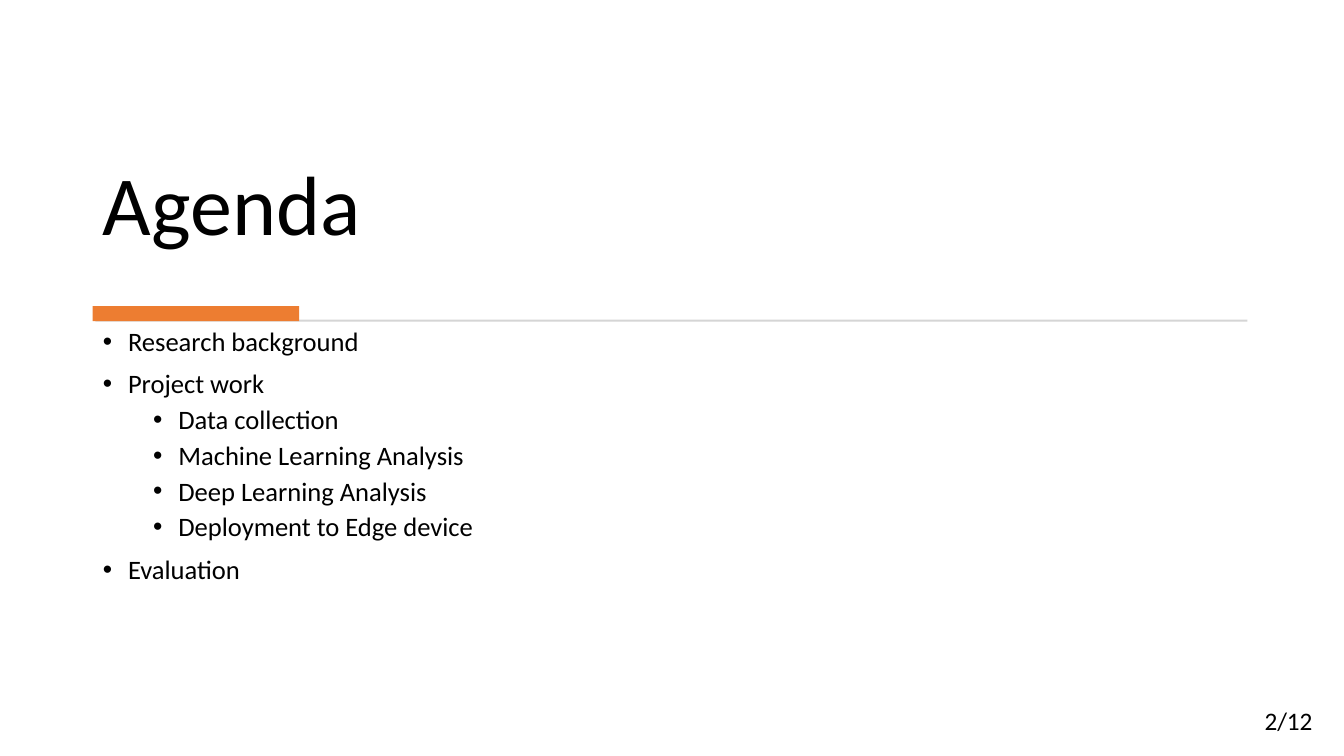
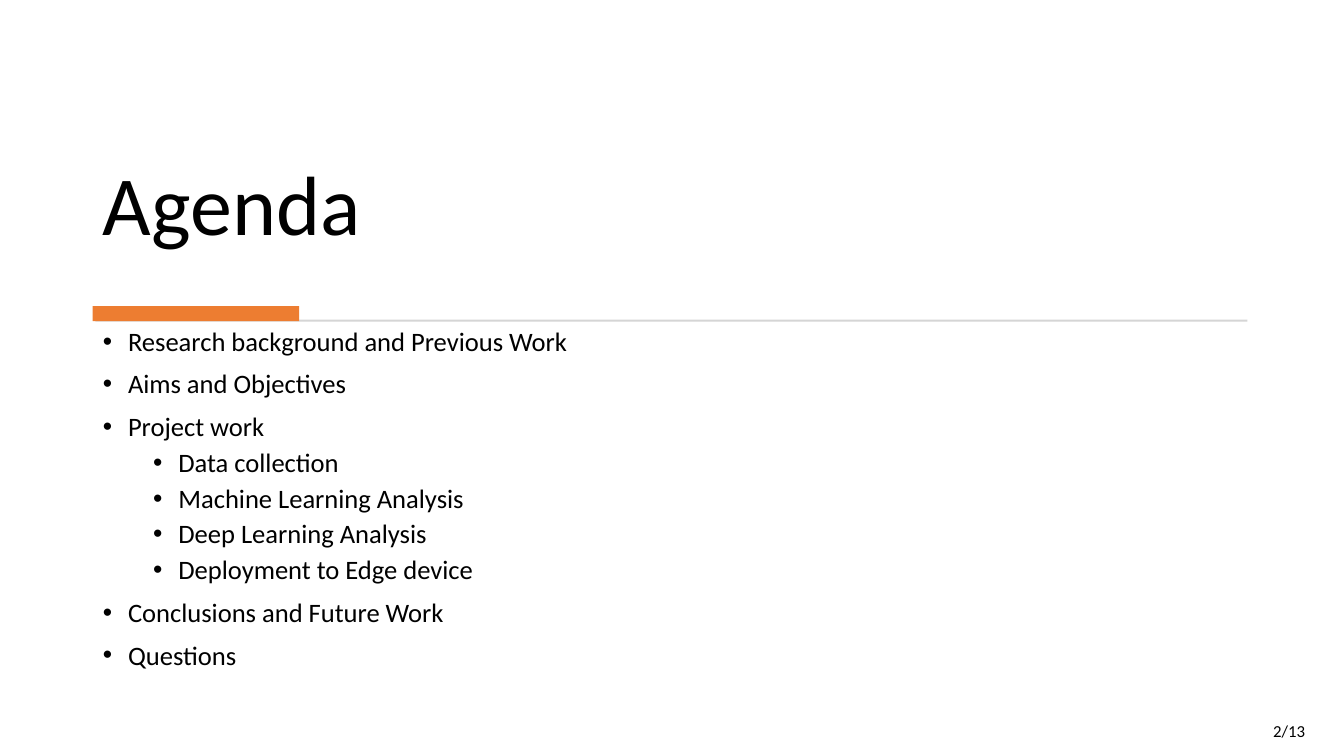
Before and after one commit to ofithcheallaigh/masters_project, a slide deck: slide 2 of Documentation/MSc Research Project Presentation.pptx. Drawn at 1344x756 pixels with LibreOffice and Linux fonts; fonts in the diff are those of the drawing. Boxes give left, top, right and bottom in pixels: in the first picture for what was removed or moved away, otherwise in the second. Text is boxed around its words. In the diff, an @@ line names an element or a change of style, - is before the commit and + after.

```diff
--- a/Documentation/MSc Research Project Presentation.pptx
+++ b/Documentation/MSc Research Project Presentation.pptx
@@ text at (x1=128, y1=332, x2=567, y2=398): text changed @@
-• Research background
+• Research background and Previous Work
+• Aims and Objectives
@@ text at (x1=128, y1=603, x2=444, y2=669): text changed @@
-• Evaluation
+• Conclusions and Future Work
+• Questions
@@ text at (x1=1273, y1=725, x2=1305, y2=738): text changed; size 18 to 12 pt @@
-2/12
+2/13
```
Also in this commit, not shown: 11 other slides changed, 1 slide added, 1 slide removed.
